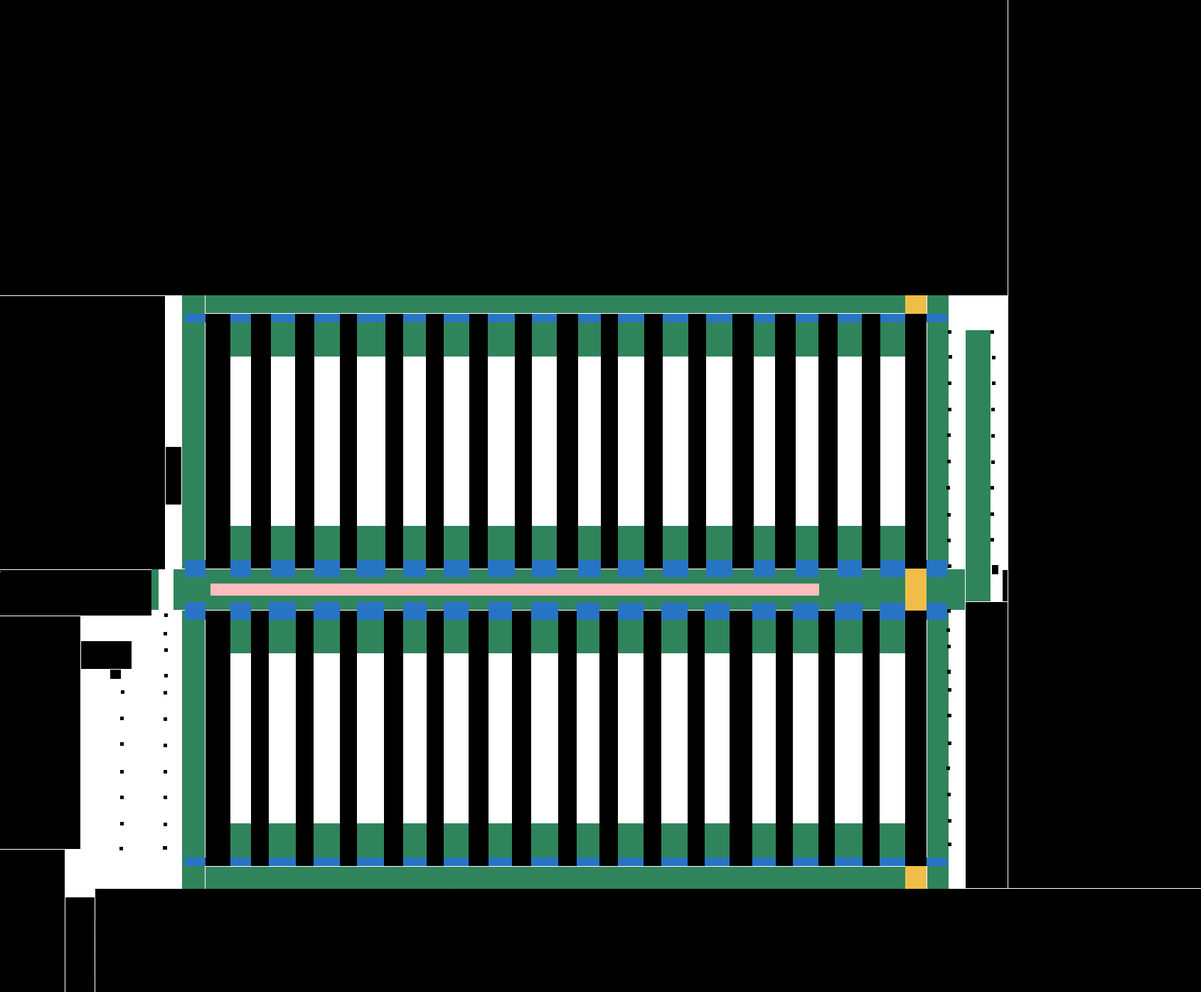
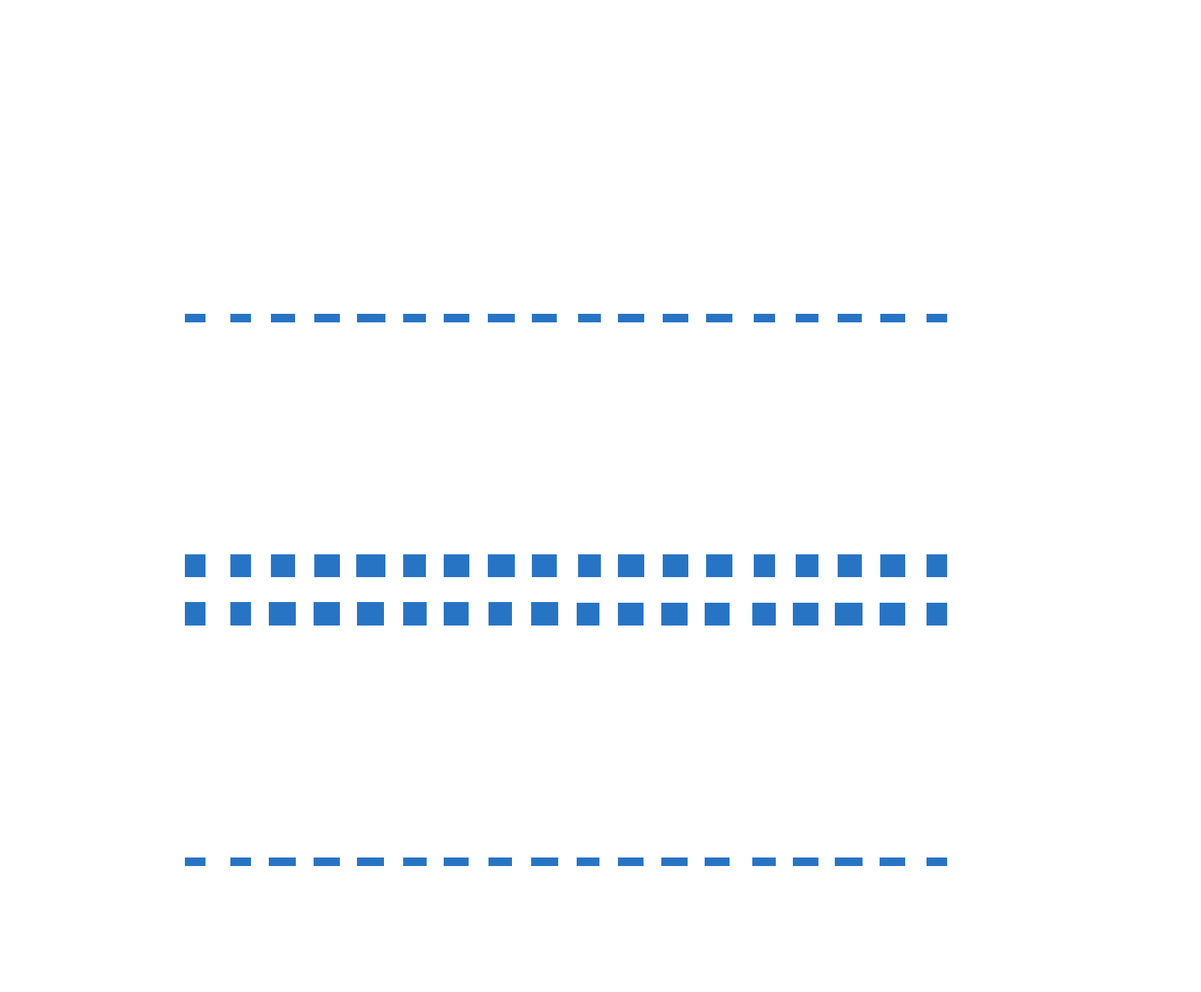
The second 1201 x 992 image is a revision of the first. Changes to its layers:
hid "Poles" over [119, 330, 999, 851]
hid "Supervisor's desk" over [965, 601, 1008, 888]
hid "Racks" over [205, 313, 927, 866]
hid "Border" over [0, 0, 1201, 992]
hid "Meeting area" over [210, 583, 820, 596]
hid "One way West - East" over [905, 295, 927, 889]
hid "One way East - West" over [905, 568, 927, 611]
painted on "Reduced speed" over [184, 554, 948, 626]
hid "Warning sounds" over [151, 295, 991, 889]
